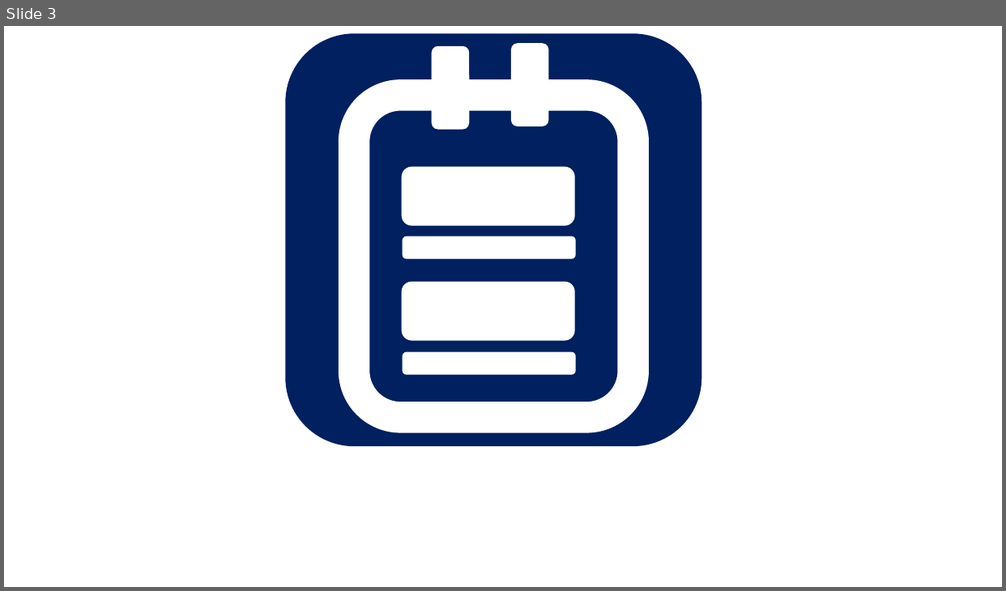
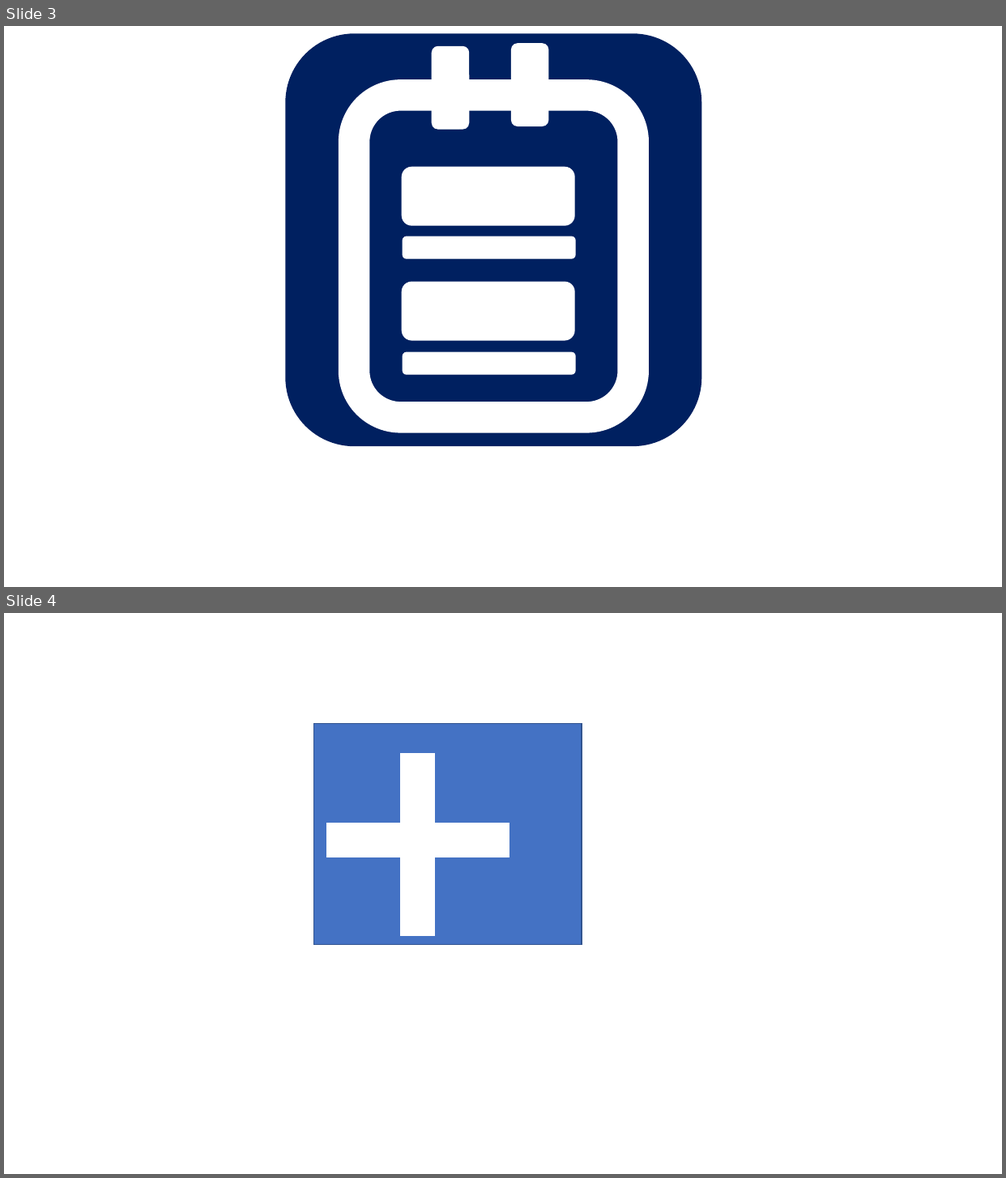
Before and after one commit to carlosngo/BucketList, a slide deck: icon.pptx. Shown one above the other, each under a label of ours: slide 3 before the commit, slides 3 and 4 after it. The pictures are 1006x591 and 1006x1178 pixels, drawn with LibreOffice and Linux fonts; fonts in the diff are those of the drawing. Boxes give left, top, right and bottom in pixels: in the first picture for what was removed or moved away, otherwise in the second. Text is boxed around its words. In the diff, an @@ line names an element or a change of style, - is before the commit and + after.

```diff
--- a/icon.pptx
+++ b/icon.pptx
@@ slide 4 added at (4,613,1002,1174), background #FFFFFF @@
@@ rectangle added at (314,724,582,944), fill #4472C4, outline #325491 1 pt @@
@@ rectangle added at (401,754,434,935), fill #FFFFFF, outline #FFFFFF 1 pt @@
@@ rectangle added at (326,824,509,857), fill #FFFFFF, outline #FFFFFF 1 pt @@
```
Also in this commit, not shown: 1 slide changed, 4 other files.
